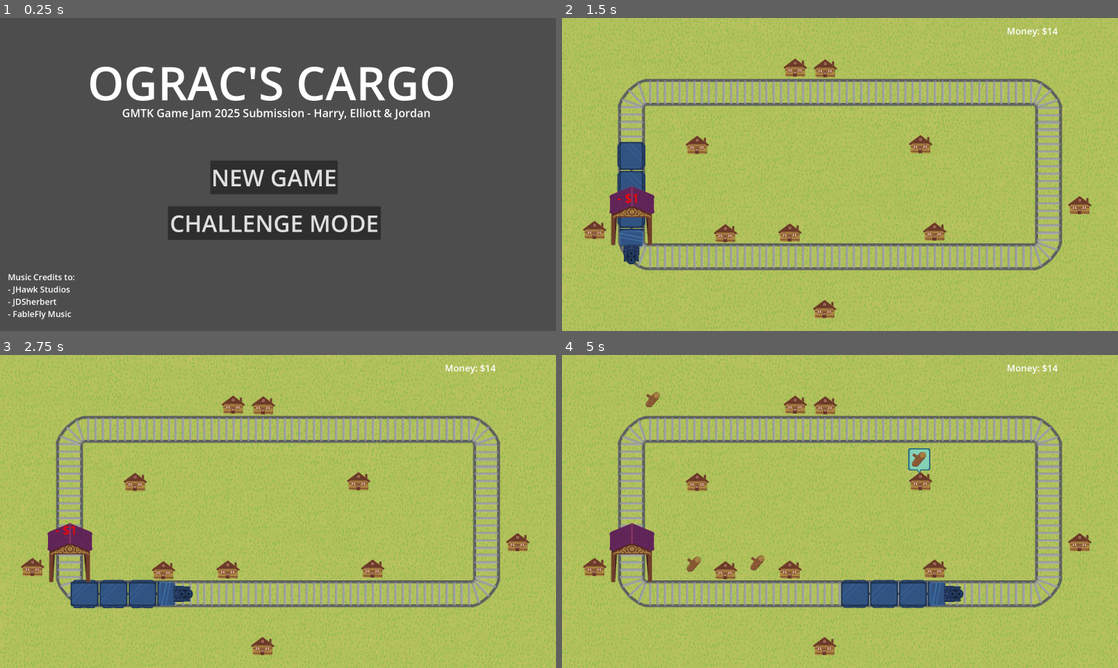
Above: before the commit, frames 1-4 (two rows, left to right).
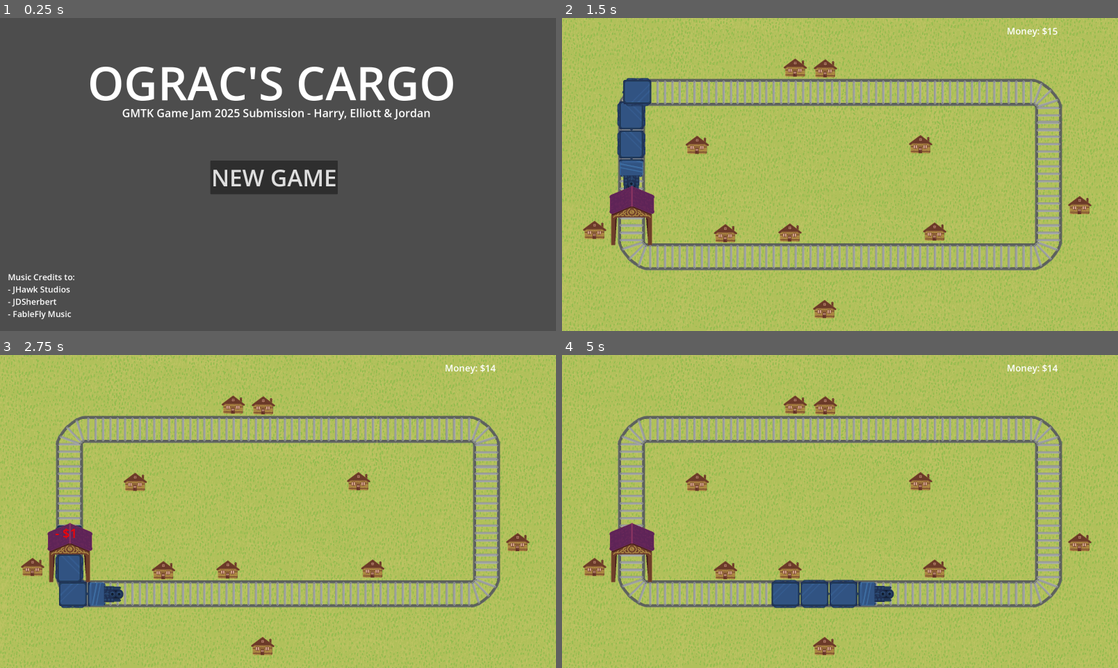
Above: after the commit, the same moments.

Repository: decadentpig/GMTK2025
Game: Godot game, scene res://main_menu.tscn
The game is run twice, just before and just after one commit, with the same random seed, the same clock (stepped at 60 frames per second) and the same inputs.
Inputs (mouse positions are in pixels of both pictures, inside the frame that each line leads up to):
- Up to frame 1 (0.25 s): no input
- Up to frame 2 (1.5 s): click (834, 224) at 0.5 s, where only the run before the commit has a clickable "CHALLENGE MODE"; click (834, 177) at 1.25 s, where only the run after the commit has a clickable "NEW GAME"
- Up to frame 3 (2.75 s): move the mouse to (400, 495) at 2.02 s; click (400, 495) at 2.1 s
- Up to frame 4 (5 s): move the mouse to (728, 527) at 2.77 s; click (728, 527) at 2.85 s; move the mouse to (895, 442) at 3.52 s; click (895, 442) at 3.6 s; move the mouse to (812, 574) at 4.27 s; click (812, 574) at 4.35 s

The runs differ from the first frame. In frame 1, 4.0% of the frame differs, in the area x 30-69%, y 60-71%; in frame 2, 2.1%; in frame 3, 2.1%; in frame 4, 3.0%.

Commit message:
Add game over screen with loop for high score

Diff:
--- a/Autoloads/stats.gd
+++ b/Autoloads/stats.gd
@@ -4,14 +4,18 @@
 const DEFAULT_CONTRACTS_COMPLETE = 0
 const DEFAULT_NUM_CARRIAGES = 0
 const DEFAULT_AVAILABLE_CARRIAGES = 0
+const DEFAULT_LOOPS = 0
 
 var money = DEFAULT_MONEY
 var contracts_complete = 0
 var num_carriages = 0
 var available_carriages = 0
+var total_loops = DEFAULT_LOOPS
+var previous_game_loops = DEFAULT_LOOPS
 
 func apply_defaults():
 	money = DEFAULT_MONEY
 	contracts_complete = DEFAULT_CONTRACTS_COMPLETE
 	num_carriages = DEFAULT_NUM_CARRIAGES
 	available_carriages = DEFAULT_AVAILABLE_CARRIAGES
+	total_loops = DEFAULT_LOOPS
--- a/Scripts/main_menu.gd
+++ b/Scripts/main_menu.gd
@@ -1,7 +1,6 @@
 extends Node2D
 
 @onready var new_game_button = get_node("New_Game_Button")
-@onready var challenge_mode_button = get_node("Challenge_Mode_Button")
 
 func _ready():
 	MusicPlayer.play_menu_music()
@@ -9,7 +8,3 @@
 func _on_new_game_button_pressed() -> void:
 	GlobalVariables.tutorial_on = true
 	get_tree().change_scene_to_file("res://scene.tscn")
-
-func _on_challenge_mode_button_pressed() -> void:
-	GlobalVariables.tutorial_on = false
-	get_tree().change_scene_to_file("res://scene.tscn")
--- a/game_manager.gd
+++ b/game_manager.gd
@@ -145,6 +145,8 @@
 
 func resolve_checkpoint():
 	Stats.money -= checkpoint_tax
+	Stats.total_loops += 1
+	print("Loops: ", Stats.total_loops)
 
 	var y = checkpoint_node.position.y - 128
 	var x = checkpoint_node.position.x - 64
@@ -174,8 +176,9 @@
 		# TODO: Add a sound for lost moneu
 	else:
 		print("Lost the game!")
+		Stats.previous_game_loops = Stats.total_loops
 		Stats.apply_defaults()
-		get_tree().change_scene_to_file("res://main_menu.tscn")
+		get_tree().change_scene_to_file("res://game_over.tscn")
 
 	# Increment num loops since phase change
 	num_loops_since_phase_change += 1
--- a/main_menu.tscn
+++ b/main_menu.tscn
@@ -41,14 +41,4 @@
 text = "NEW GAME"
 metadata/_edit_use_anchors_ = true
 
-[node name="Challenge_Mode_Button" type="Button" parent="."]
-offset_left = 725.0
-offset_top = 812.0
-offset_right = 1644.0
-offset_bottom = 957.0
-theme_override_font_sizes/font_size = 100
-text = "CHALLENGE MODE"
-metadata/_edit_use_anchors_ = true
-
 [connection signal="pressed" from="New_Game_Button" to="." method="_on_new_game_button_pressed"]
-[connection signal="pressed" from="Challenge_Mode_Button" to="." method="_on_challenge_mode_button_pressed"]
